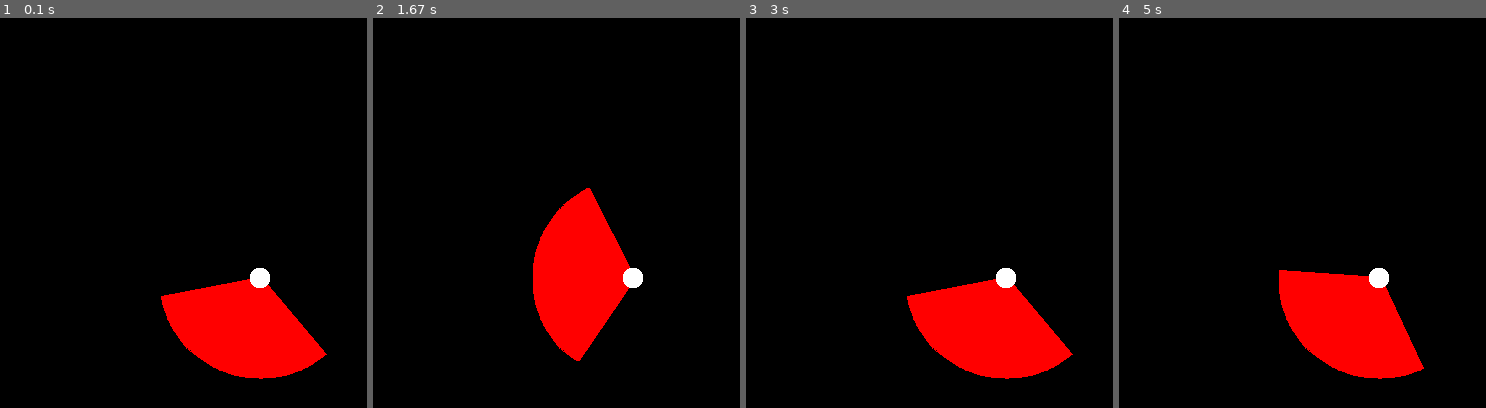
Above: before the commit, frames 1-4 (left to right).
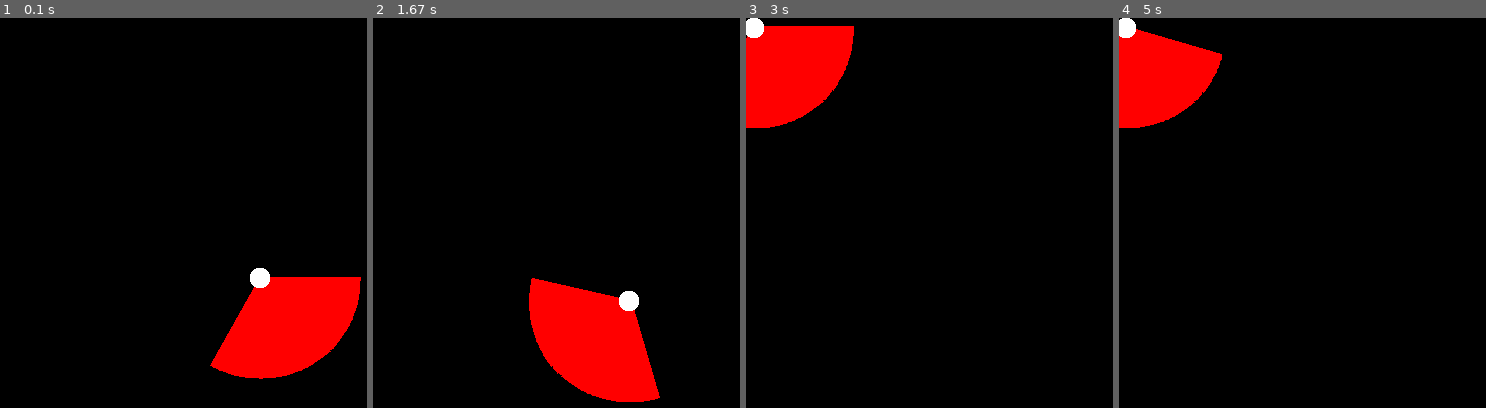
Above: after the commit, the same moments.

Repository: Flashweb14/PyGameRaycaster
Game: pygame game, started from PyGameRaycaster/scripts/main.py
Same seed, same stepped clock (60 frames per second), same inputs: the game is played once before the commit and once after it.
Inputs:
- Up to frame 1 (0.1 s): no input
- Up to frame 2 (1.67 s): hold D 0.33-0.8 s; hold W 0.83-1.13 s; hold D 1.17-1.63 s
- Up to frame 3 (3 s): hold A 1.67-2.2 s; hold S 2.23-2.53 s; hold A 2.57-2.97 s
- Up to frame 4 (5 s): hold W 3-3.37 s; hold D 3.4-4.03 s; hold S 4.07-4.43 s; hold A 4.47-4.93 s; hold D from 4.97 s (still down)

The runs differ from the first frame. In frame 1, 6.1% of the frame differs, in the area x 43-99%, y 66-89%; in frame 2, 9.8%; in frame 3, 14%, in the area x 0-90%, y 0-93%; in frame 4, 13%.

Commit message:
:sparkles: Добавление возможности передвижения камере

Diff:
--- a/PyGameRaycaster/scripts/camera.py
+++ b/PyGameRaycaster/scripts/camera.py
@@ -11,7 +11,7 @@
         self.game = game
         self.speed = 80
         self.view_angle = 120
-        self.angle = 50
+        self.angle = 0
         self.ray_length = 100
 
         self.image = load_image('../resources/white_circle.png')
@@ -24,7 +24,9 @@
 
         self.rotate = []
 
-        self.move = None
+        self.direction = None
+        self.move_forward = False
+        self.move_back = False
 
     def handle_event(self, event):
         if event.type == pygame.KEYDOWN:
@@ -32,19 +34,42 @@
                 self.rotate.append(self.speed)
             if event.key == pygame.K_a:
                 self.rotate.append(-self.speed)
+            if event.key == pygame.K_w:
+                self.move_forward = True
+            if event.key == pygame.K_s:
+                self.move_back = True
         if event.type == pygame.KEYUP:
             if event.key == pygame.K_d:
                 self.rotate.remove(self.speed)
             if event.key == pygame.K_a:
                 self.rotate.remove(-self.speed)
+            if event.key == pygame.K_w:
+                self.move_forward = False
+            if event.key == pygame.K_s:
+                self.move_back = False
 
     def ray_cast(self):
-        for angle in range(int(self.angle), int(self.angle) + self.view_angle):
+        angles = range(int(self.angle), int(self.angle) + self.view_angle)
+        for angle in angles:
             pygame.draw.line(self.game.screen, pygame.Color('red'), (self.x + 10, self.y + 10),
-                             (int(cos(radians(angle)) * 100 + self.x + 10),
-                              int(sin(radians(angle)) * 100 + self.y + 10)), 4)
+                             (int(cos(radians(angle)) * self.ray_length + self.x + 10),
+                              int(sin(radians(angle)) * self.ray_length + self.y + 10)), 4)
+            if angles.index(angle) == self.view_angle // 2 + 1:
+                self.direction = (cos(radians(angle)) * (self.speed / self.game.FPS)), \
+                                 (sin(radians(angle)) * (self.speed / self.game.FPS))
+
+    def move(self):
+        if self.move_forward:
+            self.x += self.direction[0]
+            self.y += self.direction[1]
+        if self.move_back:
+            self.x = self.direction[0] - self.speed / self.game.FPS
+            self.y = self.direction[1] - self.speed / self.game.FPS
+        self.rect.x = int(self.x)
+        self.rect.y = int(self.y)
 
     def update(self):
         for angle in self.rotate:
             self.angle += angle / self.game.FPS
         self.ray_cast()
+        self.move()
